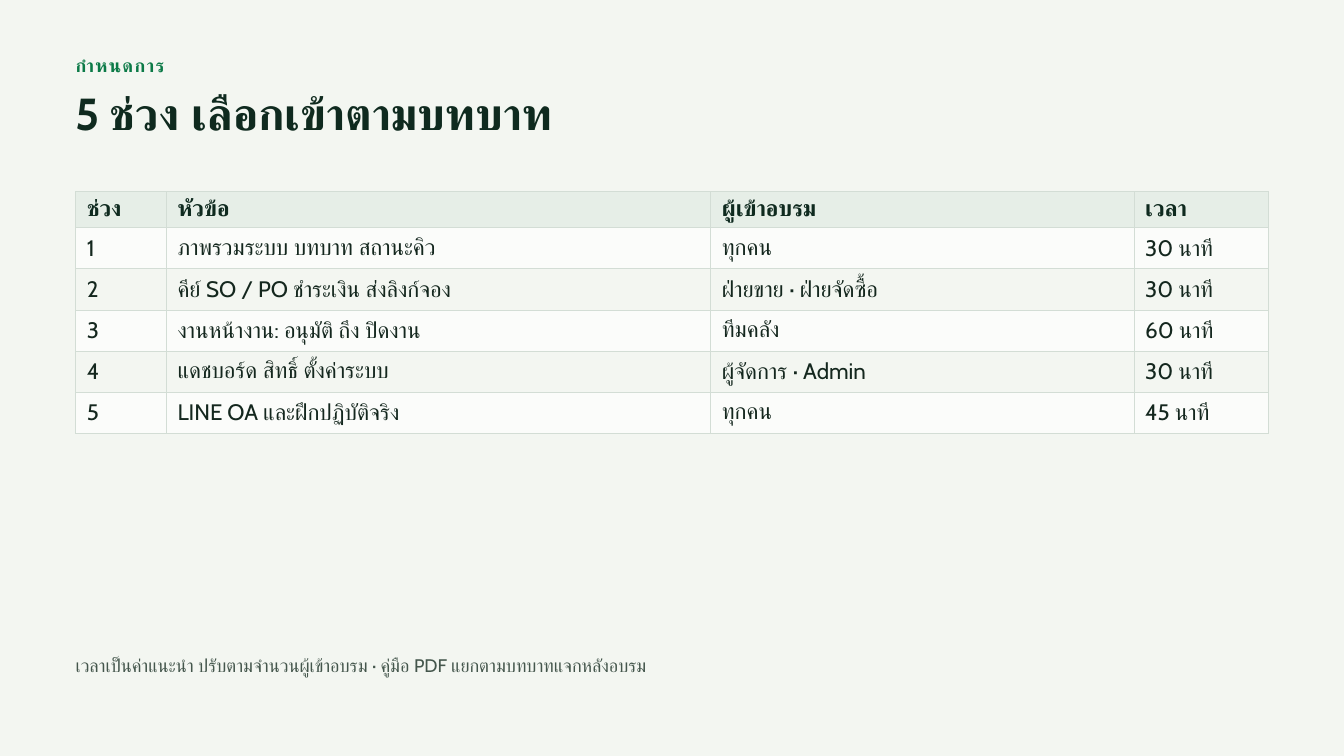
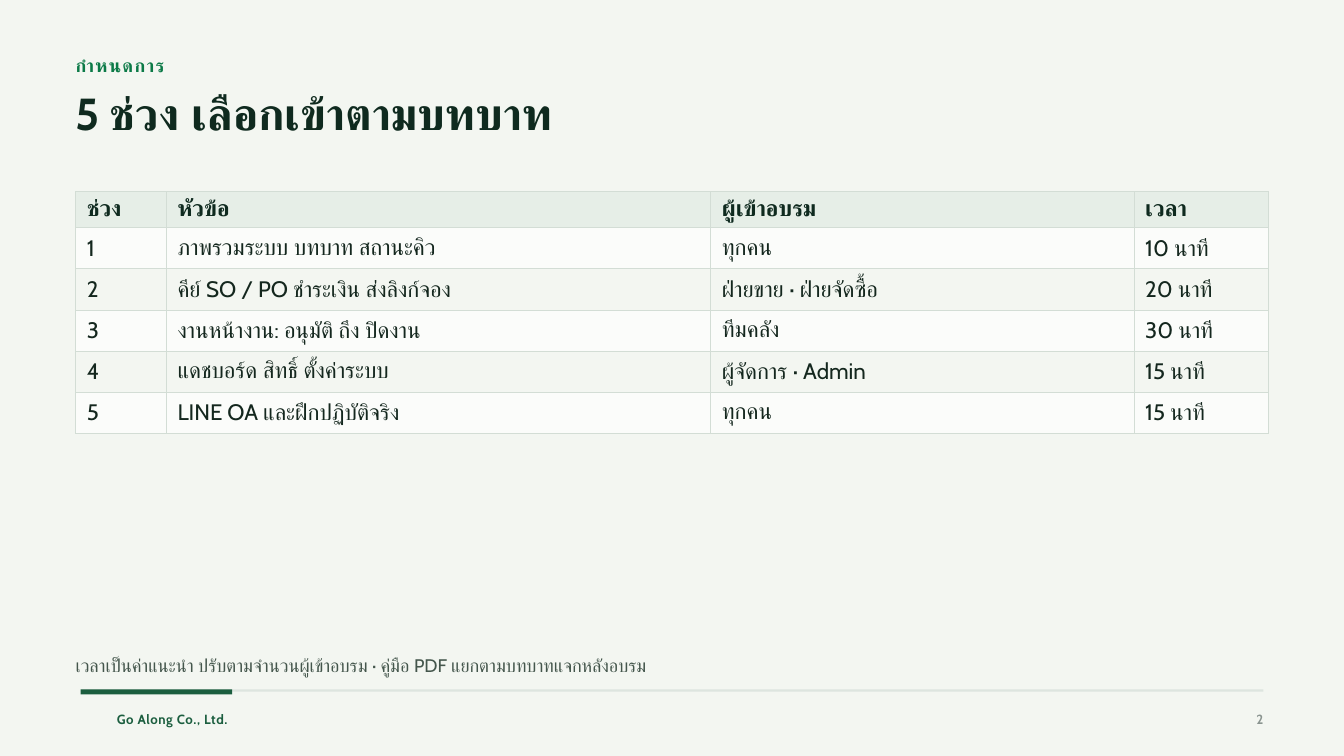
Before and after one commit to brambroza/queque-frameline, a slide deck: slide 2 of docs/training/Fameline-Dock-Queue-อบรมผู้ใช้งาน.pptx. Drawn at 1344x756 pixels with LibreOffice and Linux fonts; fonts in the diff are those of the drawing; background and template pictures are left out. Boxes give left, top, right and bottom in pixels: in the first picture for what was removed or moved away, otherwise in the second. Text is boxed around its words. In the diff, an @@ line names an element or a change of style, - is before the commit and + after.

```diff
--- a/docs/training/Fameline-Dock-Queue-อบรมผู้ใช้งาน.pptx
+++ b/docs/training/Fameline-Dock-Queue-อบรมผู้ใช้งาน.pptx
@@ table at [76, 192, 1268, 437] @@
-row 2, column 4: 30 นาที
+row 2, column 4: 10 นาที
-row 3, column 4: 30 นาที
+row 3, column 4: 20 นาที
-row 4, column 4: 60 นาที
+row 4, column 4: 30 นาที
-row 5, column 4: 30 นาที
+row 5, column 4: 15 นาที
-row 6, column 4: 45 นาที
+row 6, column 4: 15 นาที
@@ rectangle added at [81, 690, 1263, 692], fill #DDE5DF @@
@@ rectangle added at [81, 690, 232, 695], fill #1B5E3F @@
@@ text added at [117, 714, 227, 728], 9.5 pt, text #1B5E3F, bold @@
+Go Along Co., Ltd.
@@ page number added at [1256, 714, 1263, 724], 9.5 pt, text #8A9490, bold @@
+2
```
Also in this commit, not shown: 28 other slides changed, 2 other files.
